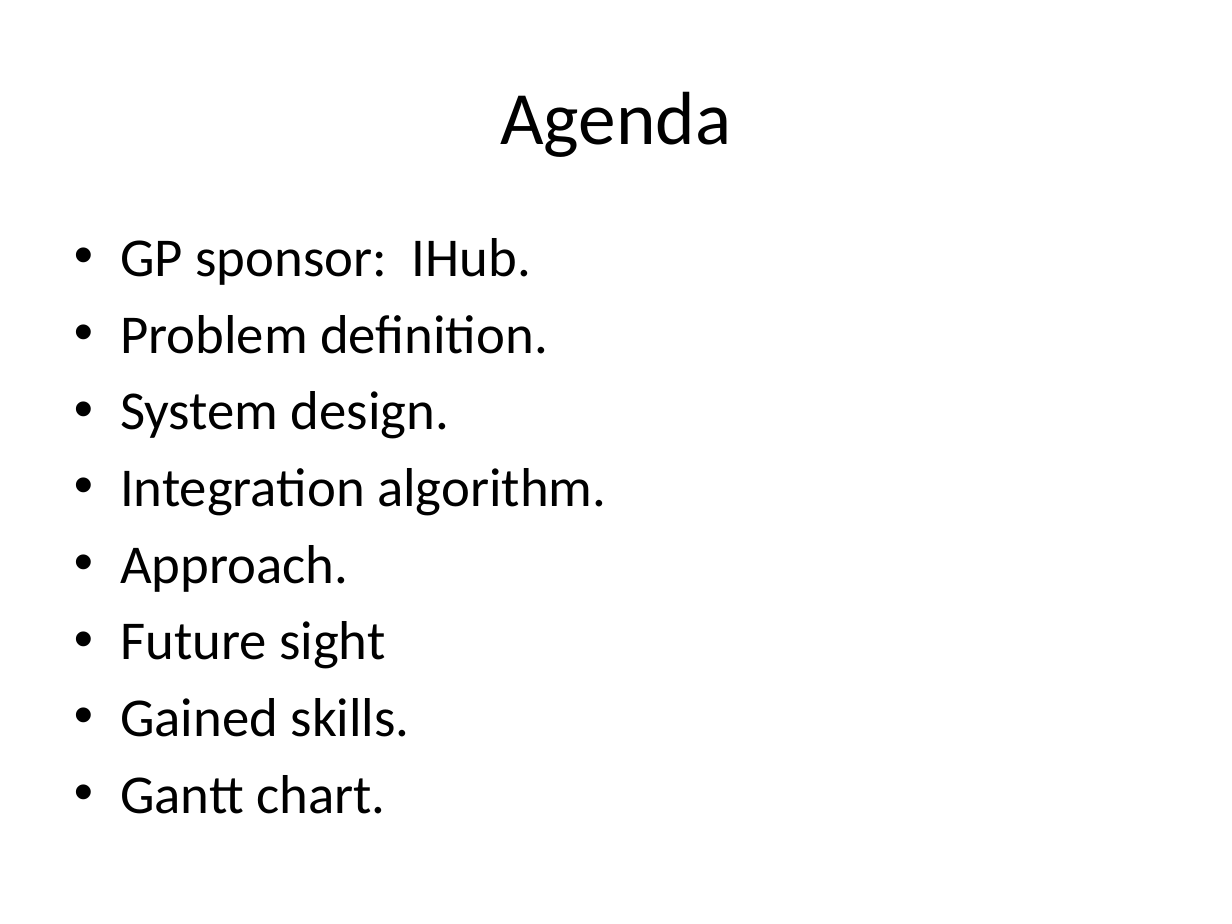
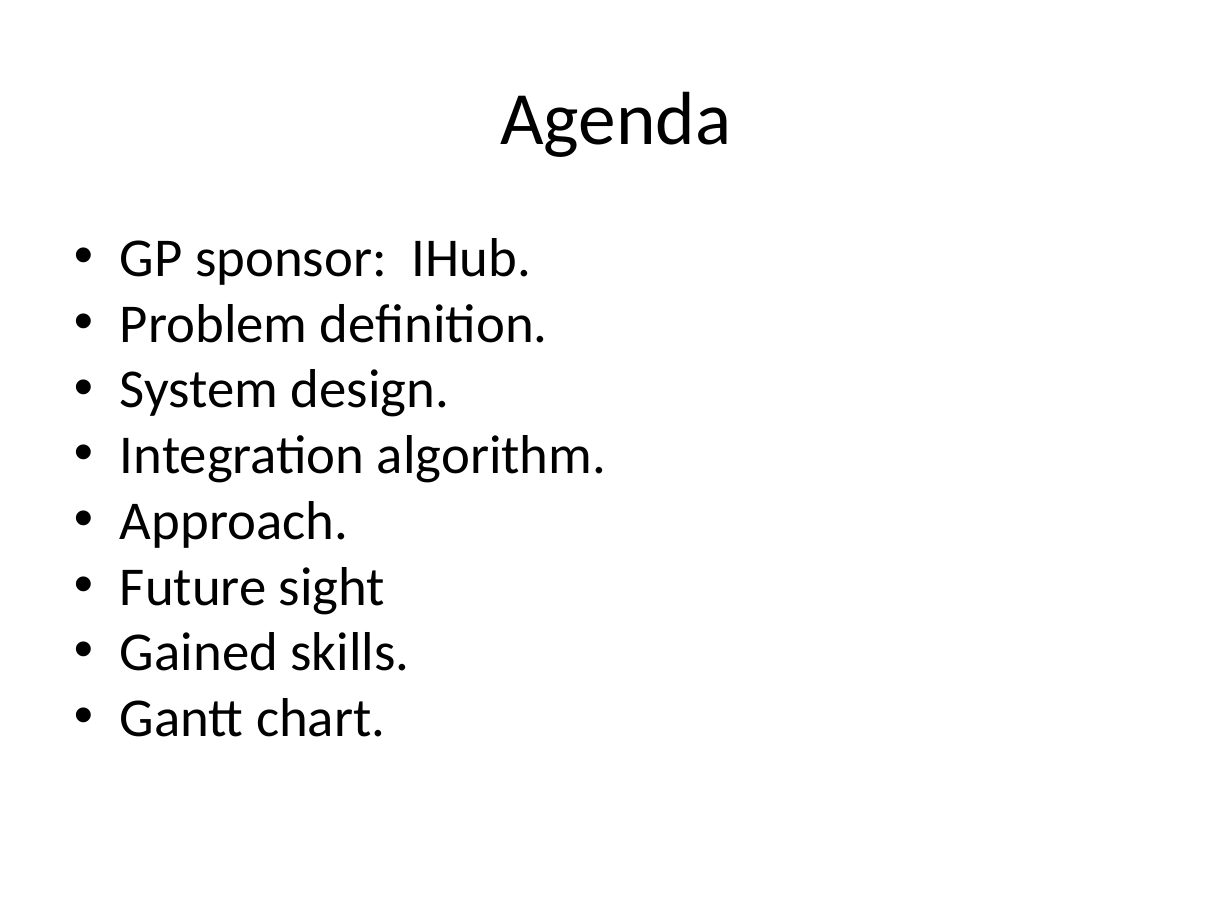
Before and after one commit to hananabilabd/Computer-Vision-and-Neural-Machine-Interface-for-Upper-Limb-Prostheses, a slide deck: slide 2 of GP_presentation.pptx. Drawn at 1232x924 pixels with LibreOffice and Linux fonts; fonts in the diff are those of the drawing. Boxes give left, top, right and bottom in pixels: in the first picture for what was removed or moved away, otherwise in the second. Text is boxed around its words. In the diff, an @@ line names an element or a change of style, - is before the commit and + after.

```diff
--- a/GP_presentation.pptx
+++ b/GP_presentation.pptx
@@ text "GP sponsor: IHub." at (120, 238, 606, 737): indent changed; less space between paragraphs @@
```
Also in this commit, not shown: 15 other slides changed, 2 slides added.
